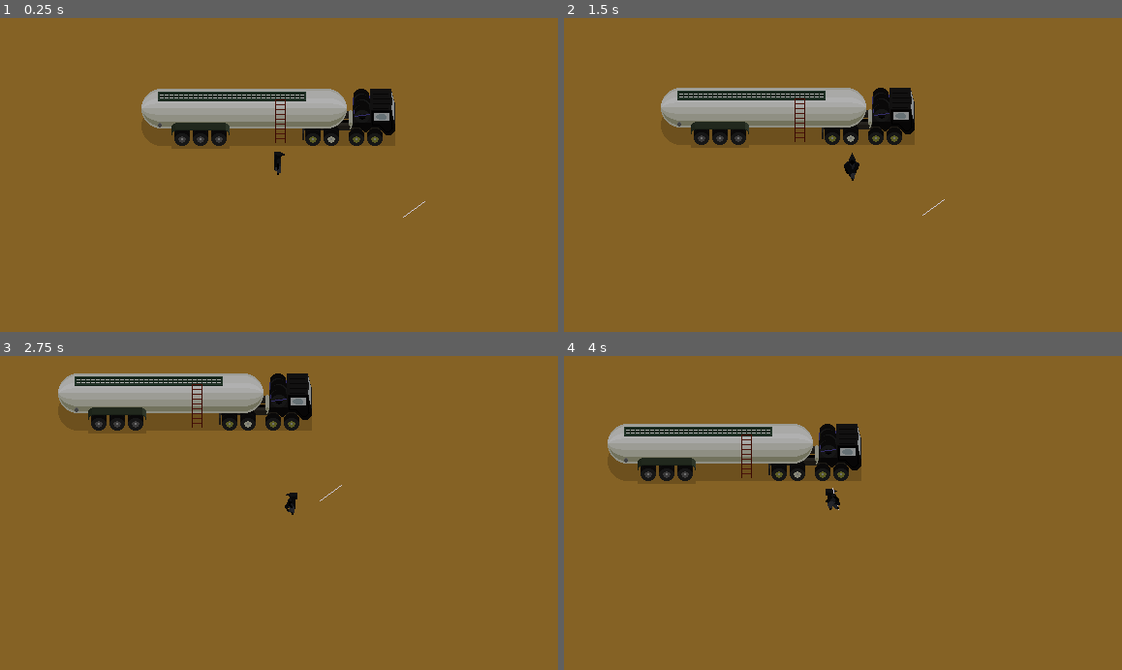
Above: before the commit, frames 1-4 (two rows, left to right).
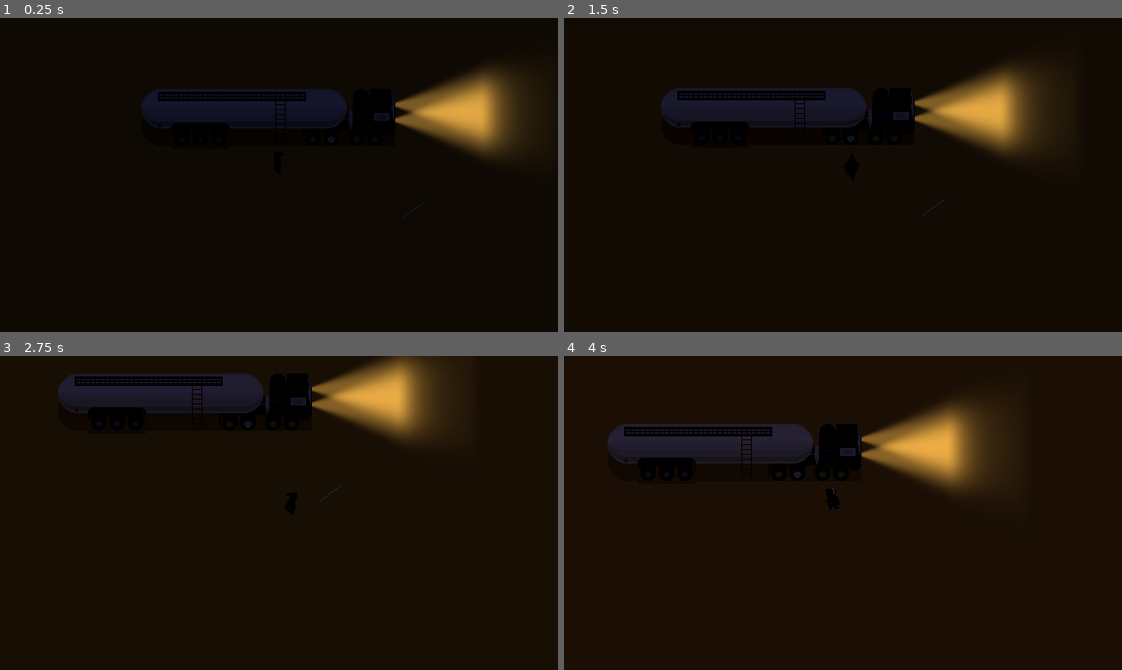
Above: after the commit, the same moments.

Repository: EptesicusDev/ViveLeFeu
Game: Godot game, scene res://level.tscn
Two runs of this game, one before a commit and one after it. Both use one fixed random seed, a clock stepped at 60 frames per second and the inputs below. This scene is started directly instead of the project's main scene.
Inputs (mouse positions are in pixels of both pictures, inside the frame that each line leads up to):
- Up to frame 1 (0.25 s): no input
- Up to frame 2 (1.5 s): tap Enter at 0.5 s; move the mouse to (965, 159) at 0.52 s; hold D (right) 0.53-1.28 s; tap E (action) at 0.6 s; tap H (home) at 0.8, 1.35 s; move the mouse to (731, 190) at 1.27 s; hold S (down) from 1.28 s (still down)
- Up to frame 3 (2.75 s): tap E (action) at 1.55, 2.1 s; move the mouse to (334, 443) at 2.02 s; release S (down) at 2.03 s; hold D (right) from 2.03 s (still down); tap H (home) at 2.3 s
- Up to frame 4 (4 s): move the mouse to (815, 575) at 2.77 s; release D (right) at 2.78 s; hold W (up) 2.78-3.53 s; click (815, 575) at 2.85 s; tap E (action) at 3.05 s; move the mouse to (1010, 560) at 3.52 s; hold A (left) from 3.53 s (still down); tap H (home) at 3.6 s

The runs differ from the first frame. In frame 1, 97% of the frame differs, in the area x 0-100%, y 0-100%; in frame 2, 97%; in frame 3, 97%; in frame 4, 97%.

Commit message:
build: light and shadows

Diff:
--- /dev/null
+++ b/headlight.tscn
@@ -0,0 +1,20 @@
+[gd_scene load_steps=2 format=3 uid="uid://binm00k088c8f"]
+
+[ext_resource type="Texture2D" uid="uid://dclsj3bhlmktw" path="res://assets/light/head_light_texture.png" id="1_g8crk"]
+
+[node name="Headlight" type="Node2D"]
+
+[node name="Light" type="PointLight2D" parent="."]
+color = Color(1, 0.709804, 0.443137, 0.87451)
+energy = 0.3
+texture = ExtResource("1_g8crk")
+offset = Vector2(88, 0)
+
+[node name="Shadow" type="PointLight2D" parent="."]
+color = Color(1, 1, 1, 0.784314)
+range_item_cull_mask = 2
+shadow_enabled = true
+shadow_filter = 1
+shadow_filter_smooth = 1.7
+texture = ExtResource("1_g8crk")
+offset = Vector2(88, 0)
--- a/level.tscn
+++ b/level.tscn
@@ -1,8 +1,11 @@
-[gd_scene load_steps=7 format=3 uid="uid://efwjm4hfeqf2"]
+[gd_scene load_steps=10 format=3 uid="uid://efwjm4hfeqf2"]
 
 [ext_resource type="Script" path="res://scripts/level/level.gd" id="1_p4gvl"]
-[ext_resource type="Texture2D" uid="uid://cboqwj1gv3yh2" path="res://assets/world/test_area/area_test.png" id="2_tbf02"]
+[ext_resource type="PackedScene" uid="uid://binm00k088c8f" path="res://headlight.tscn" id="2_612m7"]
+[ext_resource type="Texture2D" uid="uid://dsjsxrjqvfc60" path="res://assets/world/test_area/ground.png" id="3_7ecrc"]
 [ext_resource type="PackedScene" uid="uid://c78mrrt0vvi1u" path="res://staff_item.tscn" id="3_ij2m7"]
+[ext_resource type="Texture2D" uid="uid://snxvk8tqdoip" path="res://assets/world/test_area/truck.png" id="4_k7cb6"]
+[ext_resource type="PackedScene" uid="uid://ci57kqcnucp40" path="res://world_environment.tscn" id="5_e0u3r"]
 
 [sub_resource type="Animation" id="Animation_vqupe"]
 length = 0.001
@@ -48,29 +51,41 @@
 [node name="Players" type="Node2D" parent="."]
 y_sort_enabled = true
 
-[node name="Items" type="Node" parent="."]
+[node name="Collisions" type="StaticBody2D" parent="."]
+collision_mask = 0
+
+[node name="CollisionPolygon2D" type="CollisionPolygon2D" parent="Collisions"]
+polygon = PackedVector2Array(-116, 4, -134, -10, -134, -40, -116, -55, 128, -55, 128, 4, 10, 4, 18, -42, 36, -42, 36, -52, -117, -52, -117, -42, 1, -42, 9, 4, -43, 4, -43, 7, -103, 7, -103.062, 4)
+
+[node name="Lights" type="Node" parent="."]
+
+[node name="Headlight" parent="Lights" instance=ExtResource("2_612m7")]
+position = Vector2(128, -21)
+
+[node name="Headlight2" parent="Lights" instance=ExtResource("2_612m7")]
+position = Vector2(128, -37)
+
+[node name="Ground" type="Sprite2D" parent="."]
+light_mask = 2
+z_index = -1
+z_as_relative = false
+scale = Vector2(3, 3)
+texture = ExtResource("3_7ecrc")
+
+[node name="Env" type="Sprite2D" parent="."]
+position = Vector2(-3, -24)
+texture = ExtResource("4_k7cb6")
 
 [node name="MultiplayerSpawner" type="MultiplayerSpawner" parent="."]
 _spawnable_scenes = PackedStringArray("res://player.tscn")
 spawn_path = NodePath("../Players")
 spawn_limit = 4
 
-[node name="Sprite2D" type="Sprite2D" parent="."]
-z_index = -1
-texture = ExtResource("2_tbf02")
-
-[node name="Collisions" type="StaticBody2D" parent="."]
-collision_mask = 0
-
-[node name="CollisionPolygon2D" type="CollisionPolygon2D" parent="Collisions"]
-polygon = PackedVector2Array(-116, 4, -134, -10, -134, -40, -116, -55, 128, -55, 128, 4, 10, 4, 18, -42, 36, -42, 36, -52, -117, -52, -117, -42, 1, -42, 9, 4)
-
 [node name="StaffItem" parent="." instance=ExtResource("3_ij2m7")]
 position = Vector2(148, 69)
 color = Color(1, 1, 1, 1)
 
 [node name="CanvasModulate" type="CanvasModulate" parent="."]
-visible = false
 color = Color(0.133333, 0.141176, 0.258824, 1)
 
 [node name="AnimationPlayer" type="AnimationPlayer" parent="CanvasModulate"]
@@ -78,3 +93,5 @@
 "": SubResource("AnimationLibrary_gxbli")
 }
 autoplay = "day_night"
+
+[node name="WorldEnvironment" parent="." instance=ExtResource("5_e0u3r")]
--- a/player.tscn
+++ b/player.tscn
@@ -376,6 +376,9 @@
 transitions = ["Start", "Idle", SubResource("AnimationNodeStateMachineTransition_rqh67")]
 graph_offset = Vector2(-80.974, 0)
 
+[sub_resource type="OccluderPolygon2D" id="OccluderPolygon2D_vrp0r"]
+polygon = PackedVector2Array(-4, 2, 4, 2, 5, 0, 4, -2, -4, -2, -5, -0.0172548)
+
 [node name="Player" type="CharacterBody2D"]
 z_index = 2
 y_sort_enabled = true
@@ -445,5 +448,8 @@
 hframes = 12
 vframes = 11
 
+[node name="LightOccluder2D" type="LightOccluder2D" parent="."]
+occluder = SubResource("OccluderPolygon2D_vrp0r")
+
 [connection signal="body_entered" from="CollisionScanner" to="." method="_on_collision_scanner_body_entered"]
 [connection signal="body_exited" from="CollisionScanner" to="." method="_on_collision_scanner_body_exited"]
--- a/project.godot
+++ b/project.godot
@@ -22,6 +22,7 @@
 
 window/size/viewport_width=576
 window/size/viewport_height=324
+window/size/mode=3
 window/stretch/mode="canvas_items"
 
 [input]
@@ -74,6 +75,8 @@
 
 [layer_names]
 
+2d_render/layer_1="default"
+2d_render/layer_2="recieve_shadow"
 2d_physics/layer_1="walls"
 2d_physics/layer_2="interract"
 
--- a/scripts/level/level.gd
+++ b/scripts/level/level.gd
@@ -6,7 +6,6 @@
 	# We only need to spawn players on the server.
 	if not multiplayer.is_server():
 		return
-
 	multiplayer.peer_connected.connect(add_player)
 	multiplayer.peer_disconnected.connect(del_player)
 
--- /dev/null
+++ b/world_environment.tscn
@@ -0,0 +1,11 @@
+[gd_scene load_steps=2 format=3 uid="uid://ci57kqcnucp40"]
+
+[sub_resource type="Environment" id="Environment_pg1k3"]
+background_mode = 3
+glow_enabled = true
+glow_intensity = 0.65
+glow_bloom = 0.01
+glow_blend_mode = 1
+
+[node name="WorldEnvironment" type="WorldEnvironment"]
+environment = SubResource("Environment_pg1k3")
Binary file added: assets/light/head_light_texture.png
Not shown, added: assets/light/head_light_texture.png.import
Binary file added: assets/light/point_light_texture.png
Not shown, added: assets/light/point_light_texture.png.import
Binary file removed: assets/world/test_area/area_test.png
Binary file added: assets/world/test_area/ground.png
Not shown, added: assets/world/test_area/ground.png.import
Binary file added: assets/world/test_area/truck.png
Not shown, changed: assets/world/test_area/truck.png.import
Not shown: 1 places in player.tscn that only renumber resources
